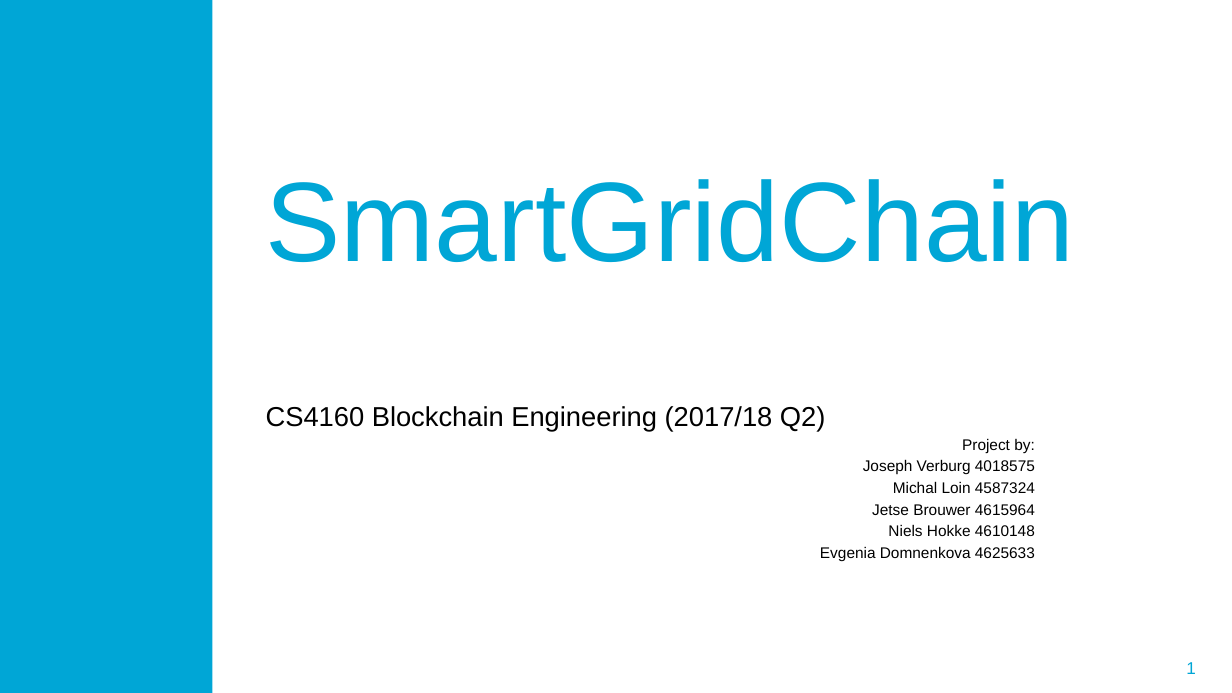
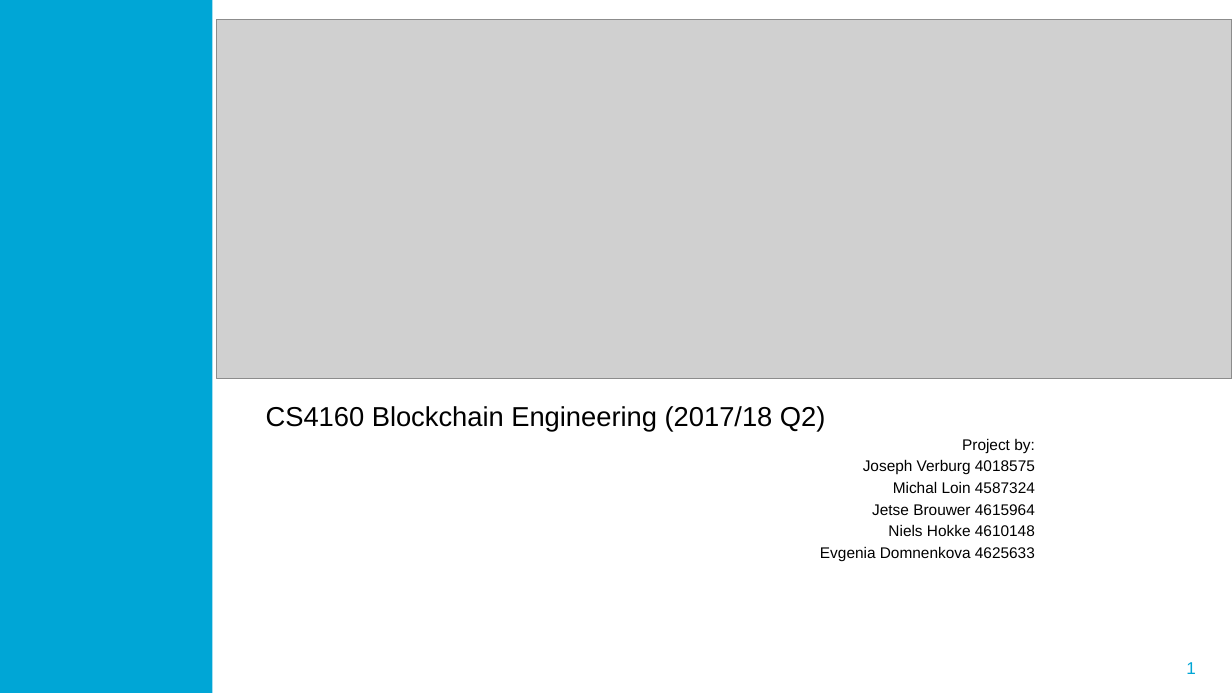
Before and after one commit to blockchain-lab/eXchains, a slide deck: slide 1 of Documentation/SmartGridChain.pptx. Drawn at 1232x693 pixels with LibreOffice and Linux fonts; fonts in the diff are those of the drawing; grey boxes stand for pictures; background and template pictures are left out. Boxes give left, top, right and bottom in pixels: in the first picture for what was removed or moved away, otherwise in the second. Text is boxed around its words. In the diff, an @@ line names an element or a change of style, - is before the commit and + after.

```diff
--- a/Documentation/SmartGridChain.pptx
+++ b/Documentation/SmartGridChain.pptx
@@ picture added at <box>217,20,1232,378</box> @@
@@ title removed at <box>266,179,1075,262</box> @@
-SmartGridChain
```
Also in this commit, not shown: 1 other slide changed, 2 slides added.
